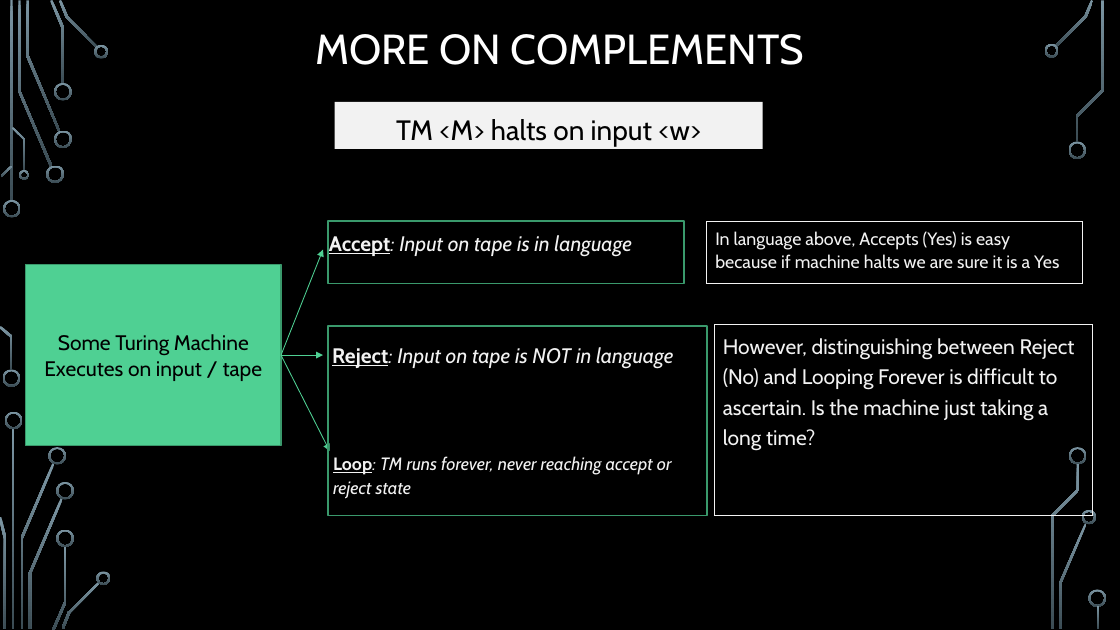
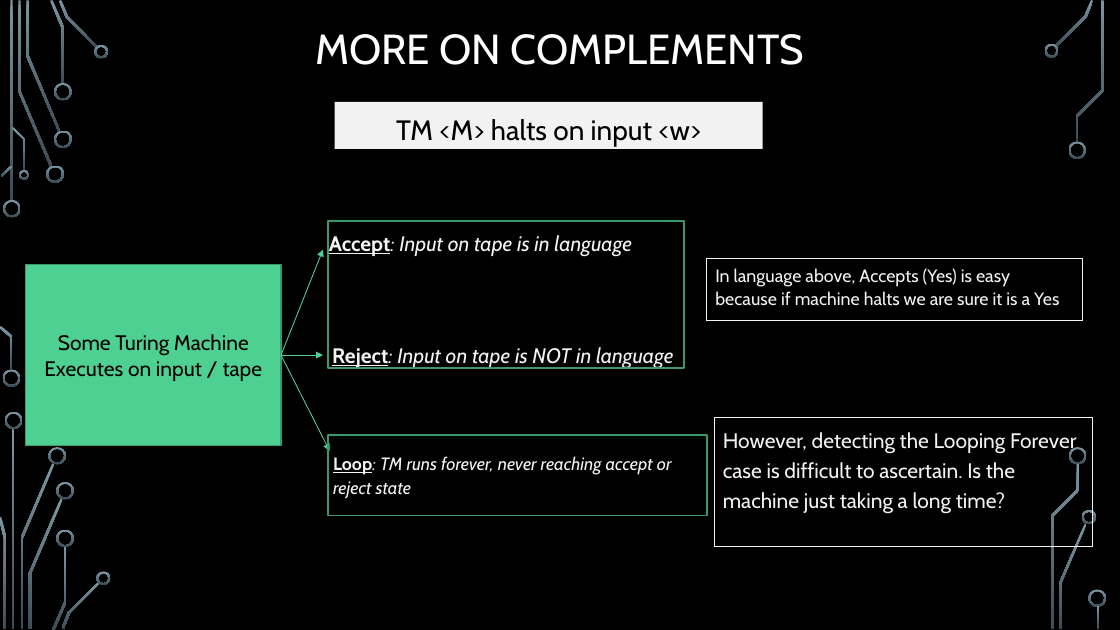
Before and after one commit to markfloryan/dmt2, a slide deck: slide 27 of slides/04-DecidableLanguages.pptx. Drawn at 1120x630 pixels with LibreOffice and Linux fonts; fonts in the diff are those of the drawing; background and template pictures are left out. Boxes give left, top, right and bottom in pixels: in the first picture for what was removed or moved away, otherwise in the second. Text is boxed around its words. In the diff, an @@ line names an element or a change of style, - is before the commit and + after.

Commit message:
small bug in slides

```diff
--- a/slides/04-DecidableLanguages.pptx
+++ b/slides/04-DecidableLanguages.pptx
@@ rectangle: place and size @@
-rectangle at [329,221,685,283]
+rectangle at [329,221,685,368]
@@ rectangle "In language above, Accepts (Yes) ...": place and size @@
-rectangle "In language above, Accepts (Yes) ..." at [707,221,1083,283]
+rectangle "In language above, Accepts (Yes) ..." at [707,258,1083,320]
@@ rectangle "However, detecting the Looping Forever ...": place and size @@
-rectangle "However, detecting the Looping Forever ..." at [715,324,1093,515]
+rectangle "However, detecting the Looping Forever ..." at [715,418,1093,546]
@@ rectangle: place and size @@
-rectangle at [329,326,707,516]
+rectangle at [329,435,707,516]
@@ text in rectangle at [723,432,1076,514]: text changed @@
-However, distinguishing between Reject (No) and Looping Forever is difficult to ascertain. Is the machine just taking a long time?
+However, detecting the Looping Forever case is difficult to ascertain. Is the machine just taking a long time?
```
Also in this commit, not shown: 1 other slide changed.
